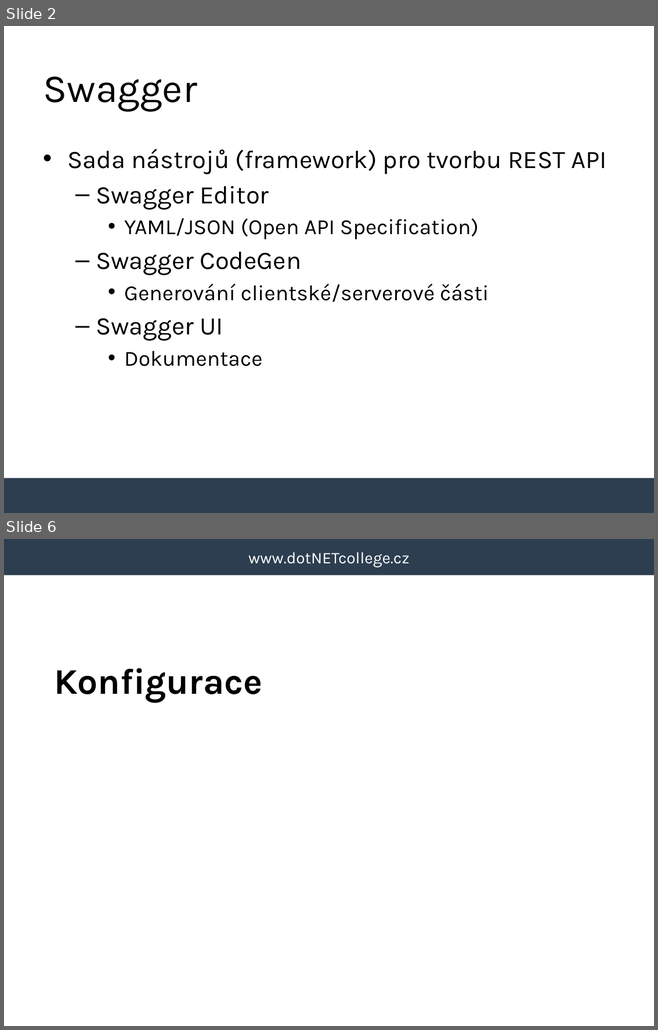
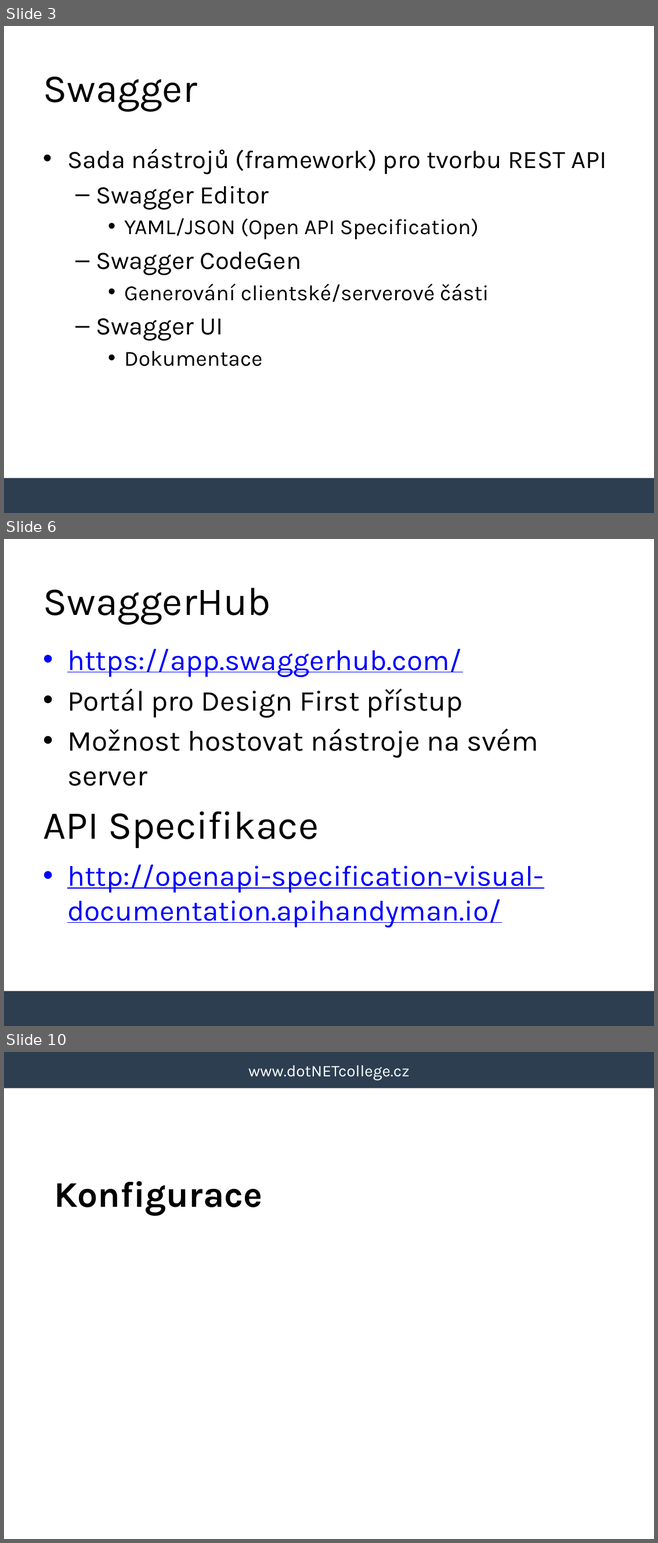
Before and after one commit to tomasjurasek/presentations, a slide deck: Swagger/Swagger.pptx. Shown one above the other, each under a label of ours: slides 2 and 6 before the commit, slides 3, 6 and 10 after it; the slides between them are not shown. The pictures are 658x1030 and 658x1543 pixels, drawn with LibreOffice and Linux fonts; fonts in the diff are those of the drawing; background and template pictures are left out. Boxes give left, top, right and bottom in pixels: in the first picture for what was removed or moved away, otherwise in the second. Text is boxed around its words. In the diff, an @@ line names an element or a change of style, - is before the commit and + after.

```diff
--- a/Swagger/Swagger.pptx
+++ b/Swagger/Swagger.pptx
@@ slide 6 added at [4,539,654,1026], background #FFFFFF; not listed: 1 template element that a slide beside it also shows @@
@@ title added at [43,588,271,624], 44 pt, text #000000 @@
+SwaggerHub
@@ text added at [67,649,538,786], 32 pt, text #000000 @@
+• https://app.swaggerhub.com/
+• Portál pro Design First přístup
+• Možnost hostovat nástroje na svém server
@@ text added at [43,812,319,848], 44 pt, text #000000 @@
+API Specifikace
@@ text added at [67,864,543,928], 32 pt, text #0000FF, underline @@
+• http://openapi-specification-visual-documentation.apihandyman.io/
@@ what was slide 2 is now slide 3 @@
@@ what was slide 6 is now slide 10 @@
```
Also in this commit, not shown: 6 slides changed, 6 other slides added, 1 slide removed, 10 other files.
